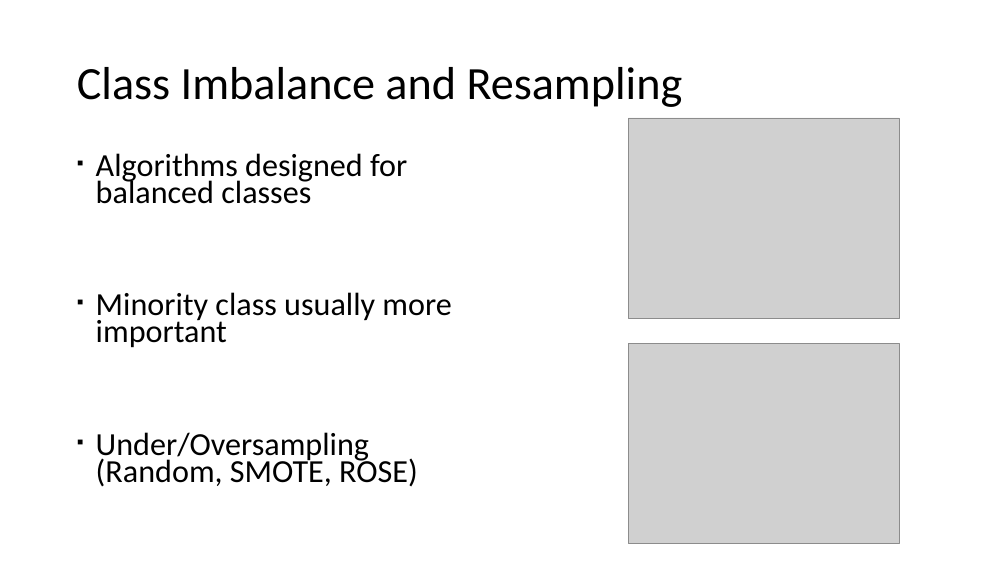
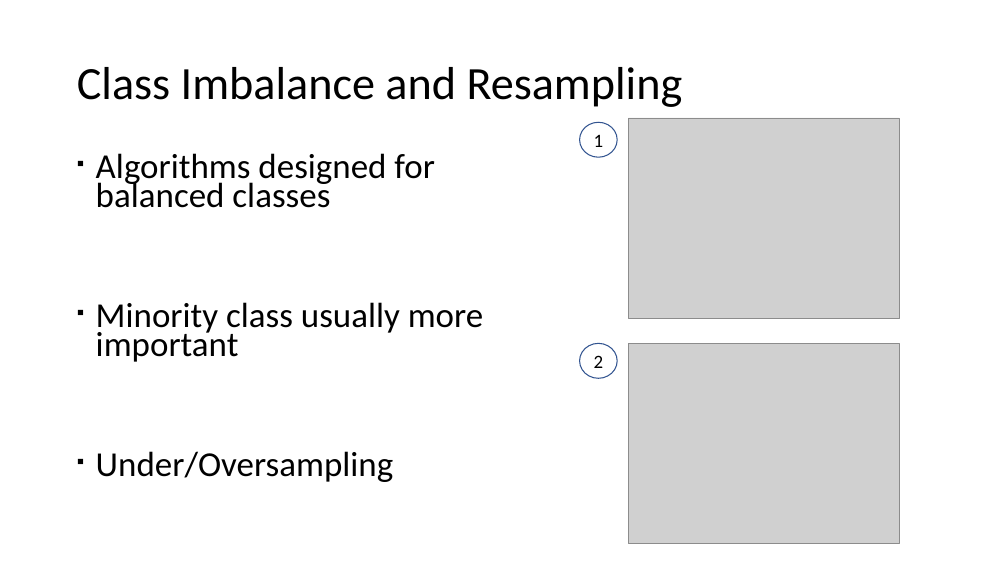
Before and after one commit to andy-j-block/census_income_predictions, a slide deck: slide 10 of slide_deck.pptx. Drawn at 1008x567 pixels with LibreOffice and Linux fonts; fonts in the diff are those of the drawing; grey boxes stand for pictures. Boxes give left, top, right and bottom in pixels: in the first picture for what was removed or moved away, otherwise in the second. Text is boxed around its words. In the diff, an @@ line names an element or a change of style, - is before the commit and + after.

```diff
--- a/slide_deck.pptx
+++ b/slide_deck.pptx
@@ ellipse added at (580, 123, 618, 157), outline #325491 1 pt, 18 pt, text #000000 @@
+1
@@ text at (96, 153, 484, 362): size 30.6 to 33.3 pt in "Algorithms designed for balanced classes", "Minority class usually more important" @@
@@ ellipse added at (580, 343, 618, 378), outline #325491 1 pt, 18 pt, text #000000 @@
+2
@@ text at (96, 451, 394, 482): text changed; size 30.6 to 33.3 pt @@
-▪ Under/Oversampling (Random, SMOTE, ROSE)
+▪ Under/Oversampling
```
Also in this commit, not shown: 3 other slides changed, 2 slides added, 1 slide removed.
